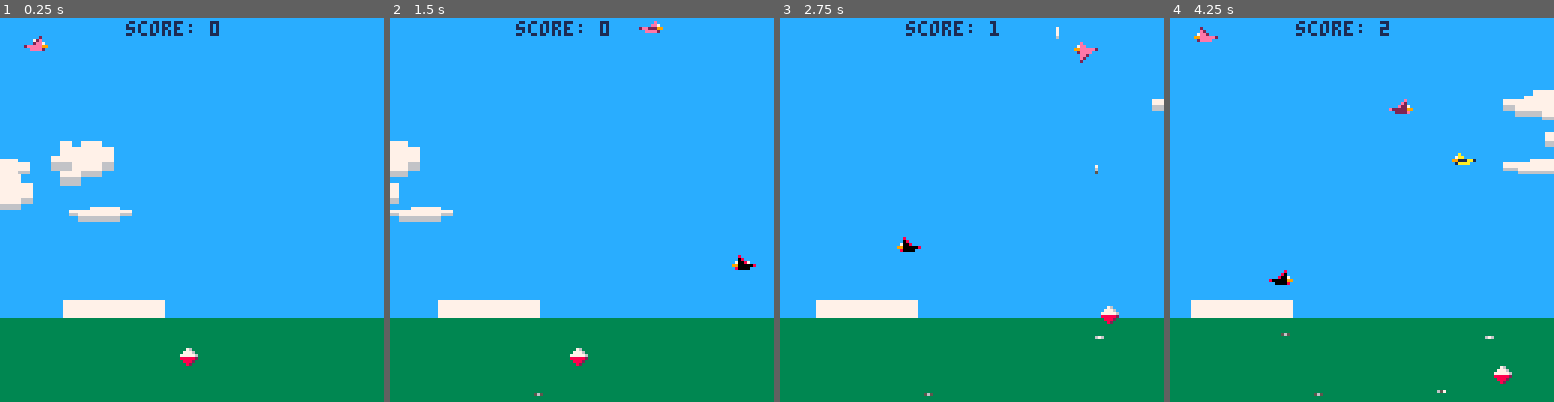
Above: before the commit, frames 1-4 (left to right).
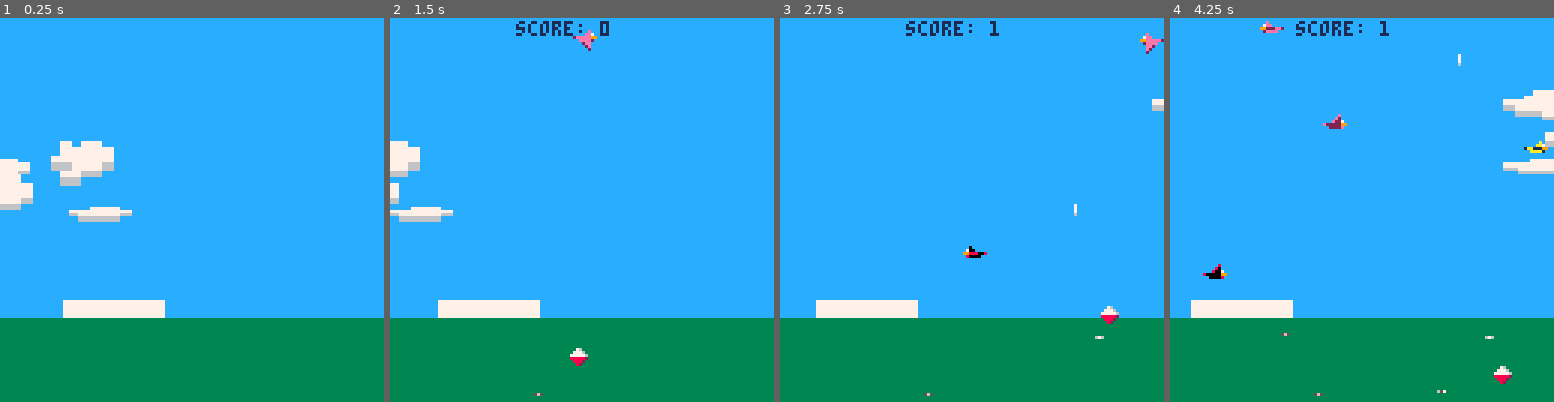
Above: after the commit, the same moments.

Repository: aranasaurus/exploding-birds
Game: PICO-8 cartridge exploding-birds.p8
Same seed, same stepped clock (60 frames per second), same inputs: the game is played once before the commit and once after it.
Inputs:
- Up to frame 1 (0.25 s): no input
- Up to frame 2 (1.5 s): tap X (X key) at 0.33, 1.07 s; tap O (Z key) at 0.7 s
- Up to frame 3 (2.75 s): hold Right 1.6-2.1 s; tap O (Z key) at 1.7, 2.1, 2.5 s; tap X (X key) at 1.85 s; hold Up 2.15-2.42 s; hold Right from 2.47 s (still down)
- Up to frame 4 (4.25 s): tap O (Z key) every 0.4 s from 2.9 to 4.1 s; tap X (X key) at 2.97, 4.08 s; release Right at 3.03 s; hold Left 3.08-3.58 s; hold Down 3.63-3.97 s; hold Right from 4.02 s (still down)

The runs differ from the first frame. In frame 1, 0.6% of the frame differs, in the area x 6-58%, y 0-91%; in frame 2, 0.4%; in frame 3, 0.6%; in frame 4, 1.0%, in the area x 6-99%, y 0-70%.

Commit message:
Move game_state stuff around a bit and add the beginnings of a splash screen

Diff:
--- a/exploding-birds.p8
+++ b/exploding-birds.p8
@@ -27,15 +27,15 @@
 pink=14
 peach=15
 
+-- constants
 horizon=100
 g_mod=0.8
 g=((9.8*48)/60/60)*g_mod
--- game objects
-birds={}
-poops={}
 max_birds=10
 max_spd=3.25
 min_spd=0.25
+max_rice=120 -- should be a multiple of 3
+
 function make_bird()
  local spd=0
  while abs(spd)<min_spd do
@@ -231,10 +231,6 @@
  }
  return b
 end
-clouds={
- start=64,
- count=4
-}
 function make_cloud(big,left,top)
  local minw, minh, maxw, maxh, spd_mod
  if big then
@@ -301,93 +297,111 @@
 end
 
 -- player
-rice={}
-max_rice=120 -- should be a multiple of 3
-player={
- x=59,
- y=110,
- spd=1,
- cd=0,
- score=0,
- birds_killed=0,
- birds_fed=0,
- poops_avoided=0,
- rice_fired=0,
- c={red,dark_red},
- rice=max_rice,
- rice_offset=0,
- shoot_rice=function(self)
-  if self.rice<=0 then
-   -- game over, man
-   return
-  end
-  if self.cd>0 then
-   self.cd-=1
-   return
-  end
-  local b={
-   x=self.x+3,
-   y=self.y+2,
-   spd=3,
-   update=function(self)
-    self.y-=self.spd
-    if self.y<-2 then
-     del(rice,self)
+function make_player()
+ local p={
+  x=59,
+  y=110,
+  spd=1,
+  cd=0,
+  score=0,
+  birds_killed=0,
+  birds_fed=0,
+  poops_avoided=0,
+  rice_fired=0,
+  c={red,dark_red},
+  rice=max_rice,
+  rice_offset=0,
+  shoot_rice=function(self)
+   if self.rice<=0 then
+    -- game over, man
+    return
+   end
+   if self.cd>0 then
+    self.cd-=1
+    return
+   end
+   local b={
+    x=self.x+3,
+    y=self.y+2,
+    spd=3,
+    update=function(self)
+     self.y-=self.spd
+     if self.y<-2 then
+      del(rice,self)
+     end
+    end,
+    draw=function(self)
+     line(self.x,self.y,self.x,self.y-self.spd,white)
+     pset(self.x,self.y,grey)
     end
-   end,
-   draw=function(self)
-    line(self.x,self.y,self.x,self.y-self.spd,white)
-    pset(self.x,self.y,grey)
-   end
+   }
+   add(rice,b)
+   self.cd=10
+   self.rice-=1
+   self.rice_fired+=1
+  end,
+  update=function(self)
+   if btn(left) then self.x-=self.spd end
+   if btn(right) then self.x+=self.spd end
+   if btn(up) then self.y-=self.spd end
+   if btn(down) then self.y+=self.spd end
+
+   if self.y<horizon-4 then self.y=horizon-4 end
+   if self.y>119 then self.y=119 end
+   if self.x>123 then self.x=123 end
+   if self.x<3 then self.x=3 end
+
+   for b in all(rice) do
+    b:update()
+   end
+   self.rice_offset=flr(((max_rice-self.rice)*3)/max_rice)
+   if btn(b_btn) then self:shoot_rice() end
+  end,
+  draw=function(self,scale)
+   scale=scale or 1
+   pal(dark_grey,self.c[1])
+   pal(dark_blue,self.c[2])
+   -- draw rice in the bowl
+   sspr(8,24,8,4-self.rice_offset,self.x,self.y+self.rice_offset)
+   -- draw the bowl
+   spr(48,self.x,self.y)
+   for b in all(rice) do
+    b:draw()
+   end
+   pal()
+  end
+ }
+ return p
+end
+
+-- game logic
+function set_game_state(state)
+ if state==0 or state==1 then
+  birds={}
+  poops={}
+  rice={}
+  player=make_player()
+ end
+ if state==0 then
+  -- start screen
+  clouds={
+   start=60,
+   count=4
   }
-  add(rice,b)
-  self.cd=10
-  self.rice-=1
-  self.rice_fired+=1
- end,
- update=function(self)
-  if btn(left) then self.x-=self.spd end
-  if btn(right) then self.x+=self.spd end
-  if btn(up) then self.y-=self.spd end
-  if btn(down) then self.y+=self.spd end
-
-  if self.y<horizon-4 then self.y=horizon-4 end
-  if self.y>119 then self.y=119 end
-  if self.x>123 then self.x=123 end
-  if self.x<3 then self.x=3 end
-
-  for b in all(rice) do
-   b:update()
-  end
-  self.rice_offset=flr(((max_rice-self.rice)*3)/max_rice)
-  if btn(b_btn) then self:shoot_rice() end
- end,
- draw=function(self)
-  pal(dark_grey,self.c[1])
-  pal(dark_blue,self.c[2])
-  -- draw rice in the bowl
-  sspr(8,24,8,4-self.rice_offset,self.x,self.y+self.rice_offset)
-  -- draw the bowl
-  spr(48,self.x,self.y)
-  for b in all(rice) do
-   b:draw()
-  end
-  pal()
- end
-}
-
--- game logic
-game_state=0
+  add(clouds,make_cloud(true))
+  for i=1,4 do
+   local c=make_cloud(false,i%2==0,i>2)
+   add(clouds,c)
+  end
+ elseif state==1 then
+  -- reset game entities and start game
+  add(birds,make_bird())
+  player.cd=15
+ end
+ game_state=state
+end
 function _init()
- game_state=0
- add(birds,make_bird())
- add(clouds,make_cloud(true))
- for i=1,4 do
-  local c=make_cloud(false,i%2==0,i>2)
-  add(clouds,c)
- end
- -- TODO: instruction screen/press a to start, that kind of thing
- game_state=1
+ set_game_state(0)
 end
 --[[
 function _update()
@@ -396,16 +410,26 @@
 end
 --]]
 function _update60()
- if game_state==2 then
+ if game_state<2 then
+  for c in all(clouds) do
+   c:update()
+  end
+ end
+ if game_state==0 then
+  if btn(b_btn) or btn(a_btn) then
+   set_game_state(1)
+  end
+  return
+ elseif game_state==2 then
   -- wait until b btn has been released to enable it to reset the game
   -- player was likely holding it down at the end of the game
   if not btn(b_btn) then
-   game_state=3
+   set_game_state(3)
   end
   return
  elseif game_state==3 then
   if btn(b_btn) or btn(a_btn) then
-   run()
+   set_game_state(1)
   end
   return
  end
@@ -414,16 +438,13 @@
  end
  for p in all(poops) do
   p:update()
- end
- for c in all(clouds) do
-  c:update()
  end
  player:update()
  if #birds<max_birds and rnd(100)<1 then
   add(birds,make_bird())
  end
  if player.rice<=0 and #rice==0 then
-  game_state=2
+  set_game_state(2)
  end
 end
 function _draw()
@@ -433,6 +454,10 @@
   c:draw()
  end
  rectfill(0,horizon,128,128,dark_green)
+ if game_state==0 then
+  -- start screen
+  return
+ end
  for p in all(poops) do
   p:draw()
  end
Not shown, changed: 37 lines of the sprite sheet (__gfx__) section of exploding-birds.p8
